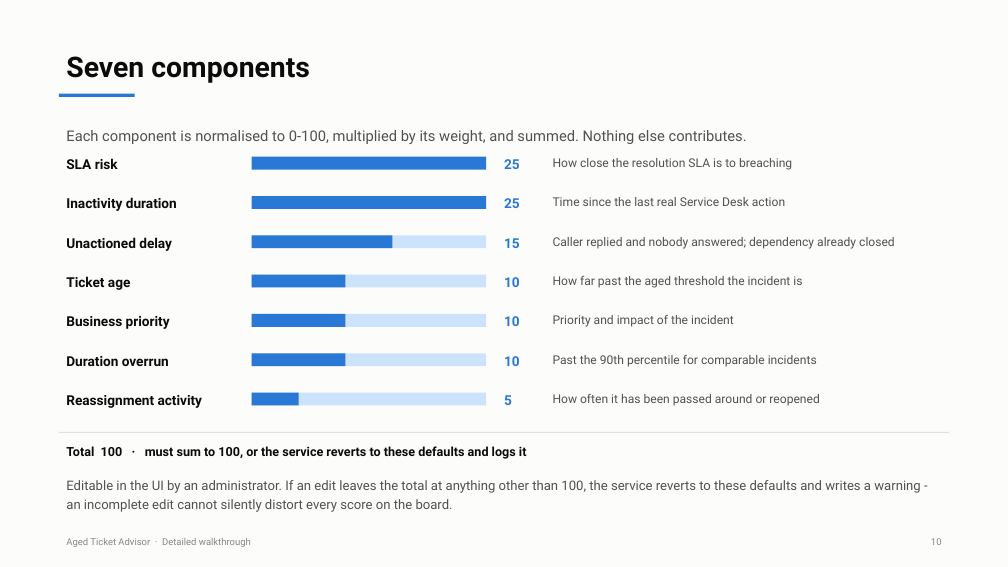
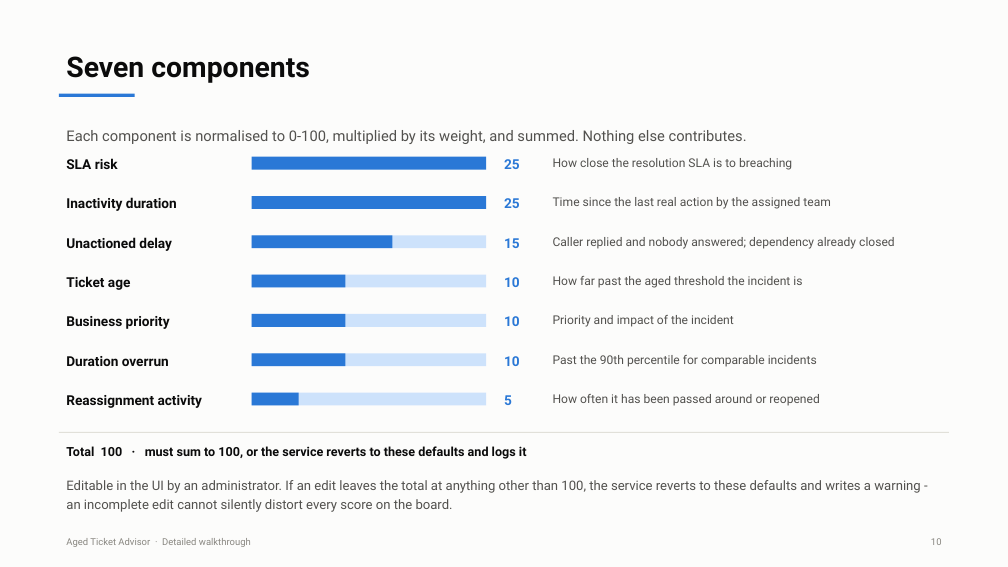
Before and after one commit to rakshith2000/SD-Advisor, a slide deck: slide 11 of docs/Aged_Ticket_Advisor_Detailed.pptx. Drawn at 1008x567 pixels with LibreOffice and Linux fonts; fonts in the diff are those of the drawing. Boxes give left, top, right and bottom in pixels: in the first picture for what was removed or moved away, otherwise in the second. Text is boxed around its words. In the diff, an @@ line names an element or a change of style, - is before the commit and + after.

```diff
--- a/docs/Aged_Ticket_Advisor_Detailed.pptx
+++ b/docs/Aged_Ticket_Advisor_Detailed.pptx
@@ text at (553,197,831,209): text changed @@
-Time since the last real Service Desk action
+Time since the last real action by the assigned team
```
Also in this commit, not shown: 6 other slides changed, 29 other files.
